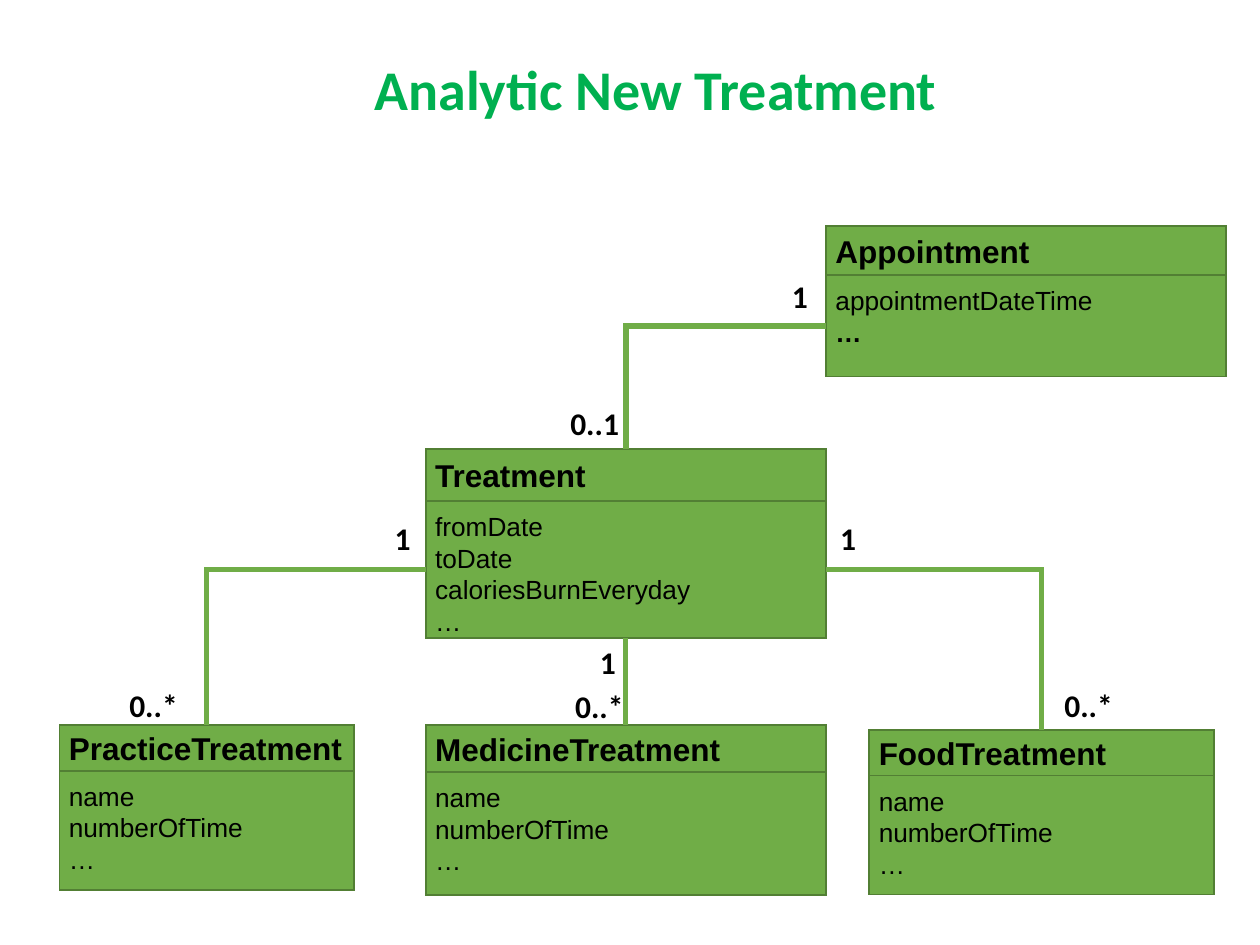
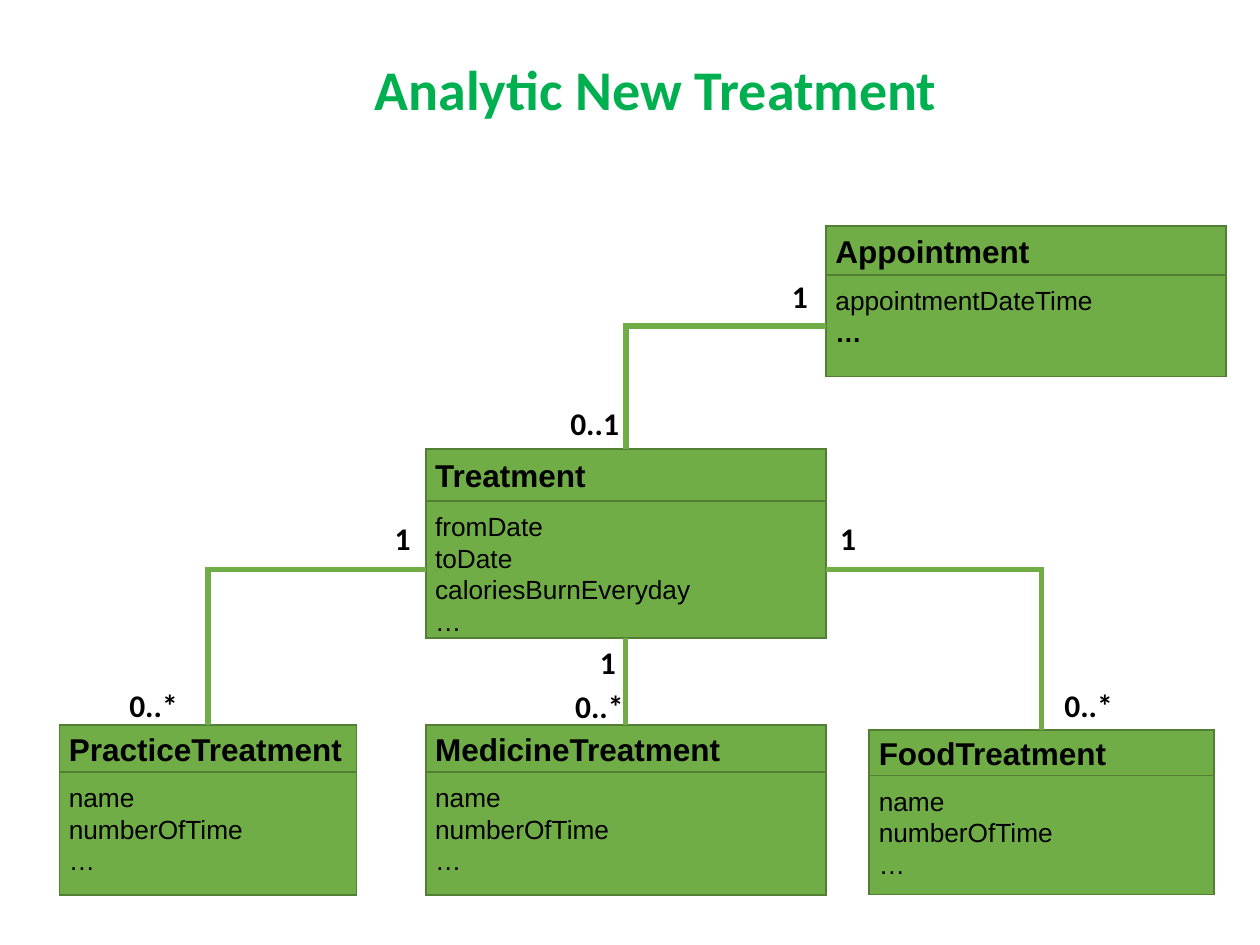
Before and after one commit to quantdse60878/HSTS, a slide deck: slide 33 of docs/Temperature Presentation/Khuong/khuong.pptx (slide 32 before the commit). Drawn at 1260x945 pixels with LibreOffice and Linux fonts; fonts in the diff are those of the drawing. Boxes give left, top, right and bottom in pixels: in the first picture for what was removed or moved away, otherwise in the second. Text is boxed around its words. In the diff, an @@ line names an element or a change of style, - is before the commit and + after.

```diff
--- a/docs/Temperature Presentation/Khuong/khuong.pptx
+++ b/docs/Temperature Presentation/Khuong/khuong.pptx
@@ elbow line (208, 724) - (426, 570): route changed @@
@@ rectangle "name": place and size @@
-rectangle "name" at box(59, 771, 354, 891)
+rectangle "name" at box(59, 772, 357, 895)
```
Also in this commit, not shown: 7 other slides changed, 10 slides added.
